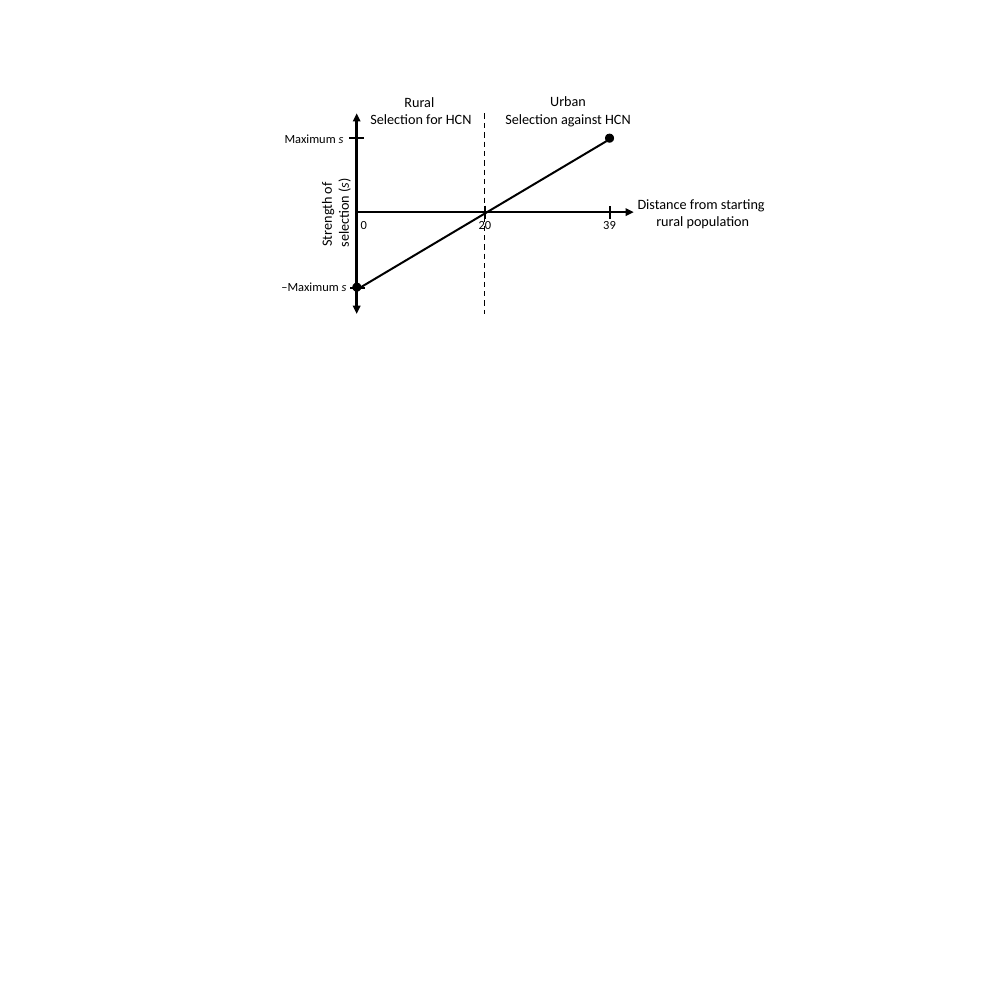
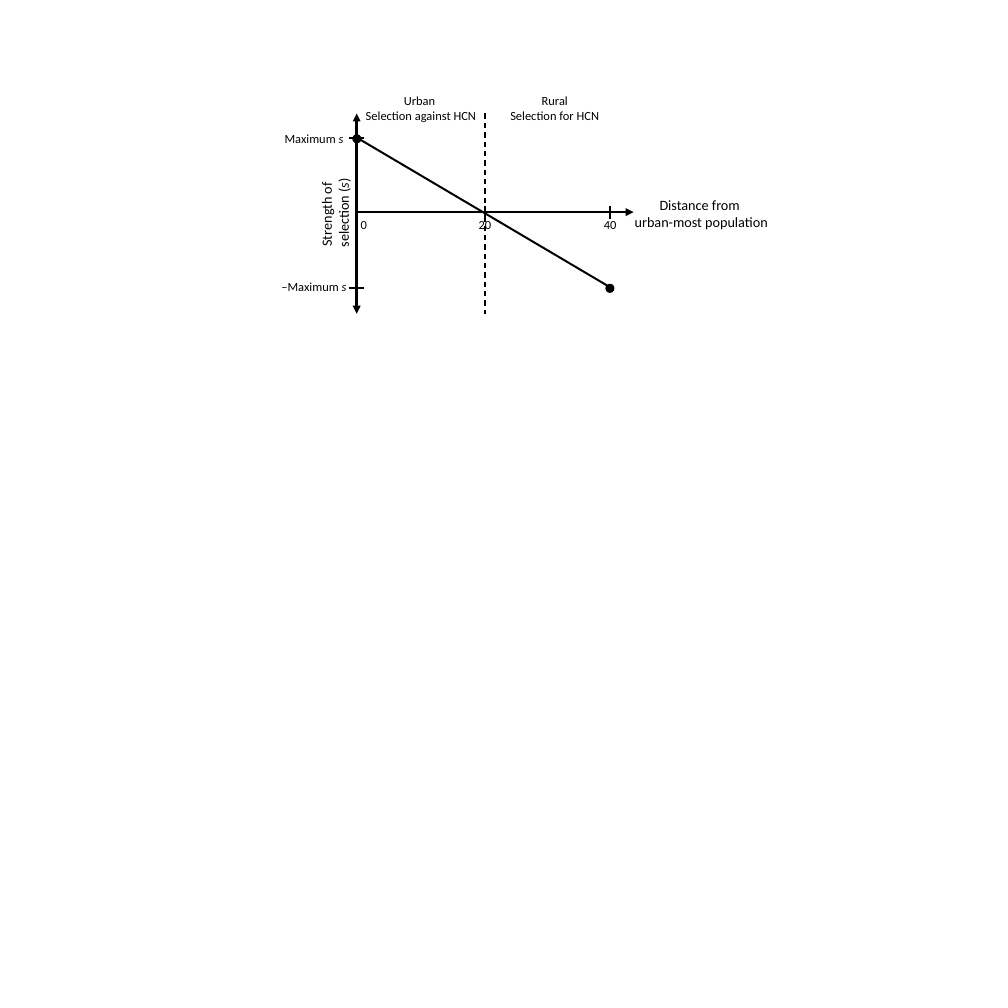
Before and after one commit to James-S-Santangelo/Simulating-Evolutionary-Clines-SEC-, a slide deck: slide 3 of SEC_Writings/SEC_Manuscript-Figures.pptx. Drawn at 1008x1008 pixels with LibreOffice and Linux fonts; fonts in the diff are those of the drawing. Boxes give left, top, right and bottom in pixels: in the first picture for what was removed or moved away, otherwise in the second. Text is boxed around its words. In the diff, an @@ line names an element or a change of style, - is before the commit and + after.

```diff
--- a/SEC_Writings/SEC_Manuscript-Figures.pptx
+++ b/SEC_Writings/SEC_Manuscript-Figures.pptx
@@ text at bbox=[366, 96, 476, 122]: text changed; size 16 to 14 pt @@
-Rural
-Selection for HCN
+Urban
+Selection against HCN
@@ text at bbox=[510, 96, 599, 120]: text changed; size 16 to 14 pt @@
-Urban
-Selection against HCN
+Rural
+Selection for HCN
@@ ellipse: place and size @@
-ellipse at bbox=[353, 283, 361, 291]
+ellipse at bbox=[353, 134, 361, 143]
@@ line moved from (361, 287) - (607, 141) to (354, 136) - (607, 285) @@
@@ text at bbox=[635, 200, 768, 230]: text changed @@
-Distance from starting
-rural population
+Distance from
+urban-most population
@@ text at bbox=[604, 221, 617, 229]: text changed @@
-39
+40
@@ ellipse: place and size @@
-ellipse at bbox=[605, 134, 614, 142]
+ellipse at bbox=[606, 284, 614, 292]
```
Also in this commit, not shown: 5 other slides changed, 30 other files.
